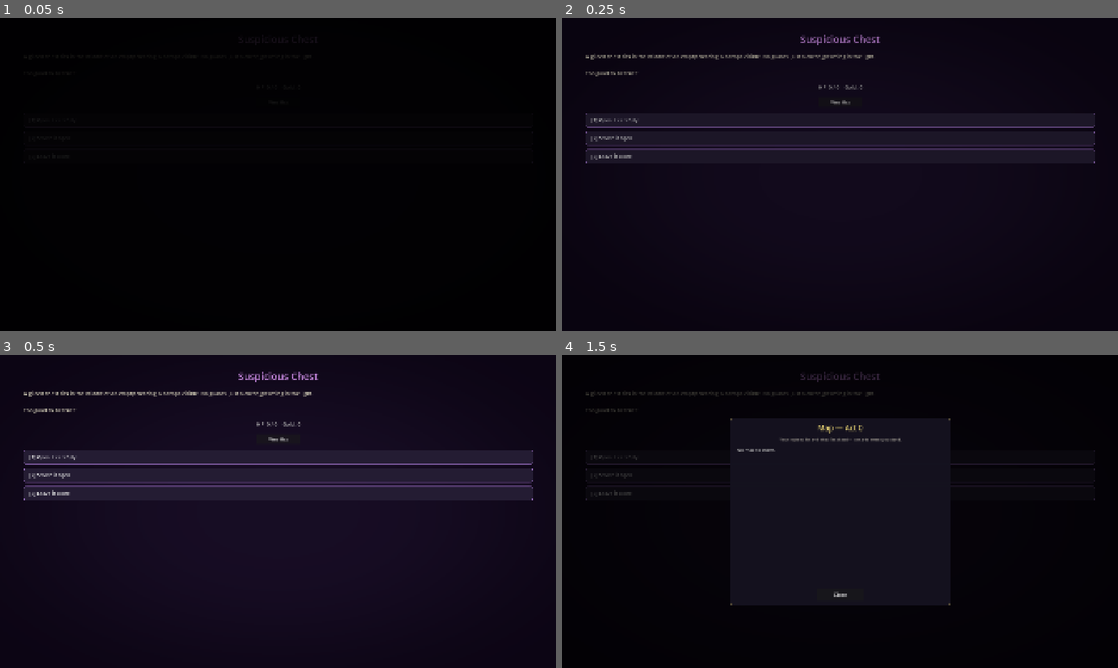
Above: before the commit, frames 1-4 (two rows, left to right).
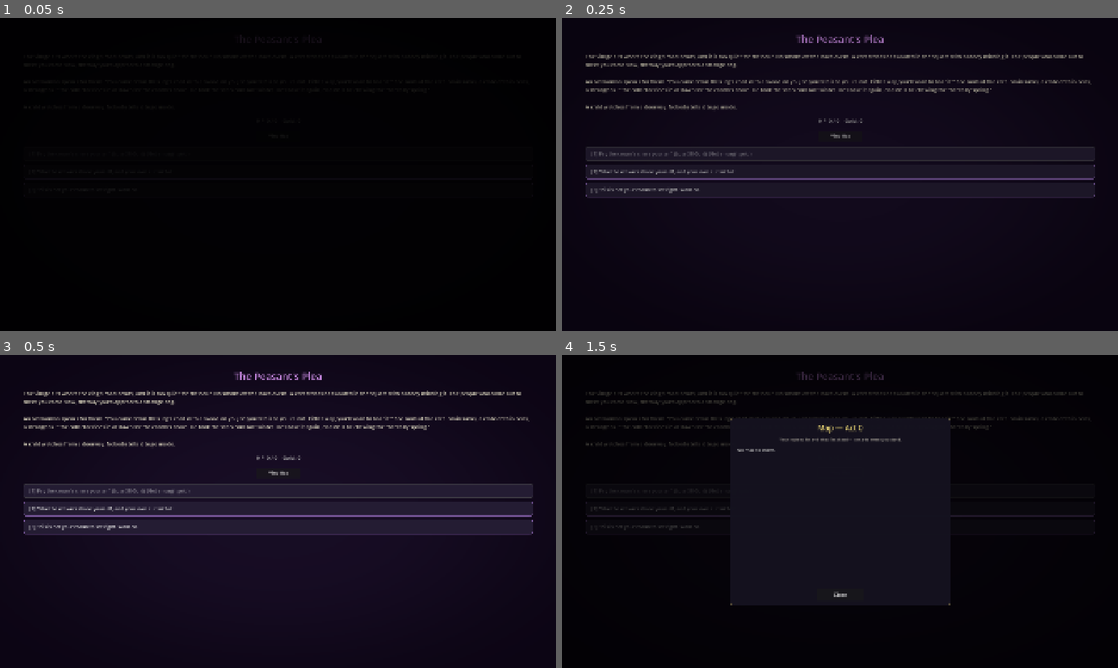
Above: after the commit, the same moments.

Repository: Maliik-B/Mythworn
Game: Godot game, scene res://scenes/event/event_scene.tscn
The game is run twice, just before and just after one commit, with the same random seed, the same clock (stepped at 60 frames per second) and the same inputs. This scene is started directly instead of the project's main scene. Sound files missing from this copy of the repository are replaced by a short silence.
Inputs (mouse positions are in pixels of both pictures, inside the frame that each line leads up to):
- Up to frame 1 (0.05 s): no input
- Up to frame 2 (0.25 s): no input
- Up to frame 3 (0.5 s): no input
- Up to frame 4 (1.5 s): click "View Map" at 0.5 s; click (840, 458) at 1.25 s, where only the run before the commit has a clickable "[1] Open it carefully"

The runs differ from the first frame. In frame 2, 6.8% of the frame differs, in the area x 4-96%, y 5-58%; in frame 3, 8.8%; in frame 4, 1.7%.

Commit message:
Camelot: the Peasant's Plea within-realm event
The "A Realm Divided" pledge sets up a court-vs-folk axis on arrival, but
nothing let the player act on that tension mid-run -- event nodes only drew
from the realm-agnostic filler pool. This is step 2 of the good-feeling pass:
the first within-realm lore event that leans into the axis the pledge opened.

A village on the king's road has been bled dry by the crown's tithe and begs
relief before the collector rides in at dawn. Three choices:
  - Pay the crown's share yourself (-35 gold) -> +5 Passion, a card reward,
    and The Merciful title.
  - Take the share yourself, and a cut with it (+30 gold) -> -6 Passion,
    The Calculating title.
  - Walk on -> -3 Passion.

Passion direction: helping is the keeper letting his guard down, which for the
Emo Hybrid is his Water/caster self, so it moves Passion up (+). This matches
the existing events' mercy=+Passion convention; the cold, crown-serving choices
harden him toward the grounded Physical pole (-), the same direction the folk
pledge's -34 shift already codified as the people's-champion stance.

Arthurian flavor from the public legend. The flavor is
Camelot-specific; the demo only ever runs this pool in Camelot, so a multi-realm
build will need to filter the pool by realm. Next within-realm event (the beast)
is the multi-node questline.

Validation: roster_test == ALL PASS. Verified live in-engine -- the event
renders clean (3 paragraphs, no overflow), and the help choice applied -35 gold,
+5 Passion (0 -> 5), The Merciful, and the card reward end to end.

Diff:
--- a/scripts/core/event_pool.gd
+++ b/scripts/core/event_pool.gd
@@ -18,6 +18,7 @@
 	pool.append(_training_grounds())
 	pool.append(_suspicious_chest())
 	pool.append(_campfire_remnants())
+	pool.append(_peasants_plea())
 
 	return pool
 
@@ -228,6 +229,61 @@
 	return e
 
 
+## Camelot within-realm lore event (the "good-feeling pass" step 2). A village bled
+## dry by the crown's tithe begs relief — leaning into the court-vs-folk axis the "A
+## Realm Divided" pledge sets up. Helping is the keeper letting his guard down, so it
+## moves Passion toward Water (+); the cold, crown-serving choice hardens him (-).
+## Arthurian flavor. (Flavor is medieval/Camelot; the demo
+## only ever runs this pool in Camelot. Multi-realm pools will need realm-filtering.)
+static func _peasants_plea() -> EventData:
+	var e = EventData.new()
+	e.event_name = "The Peasant's Plea"
+	e.description = ("The village sits where the king's road bends, and it is too quiet for the hour. "
+		+ "No smoke off the bake-ovens. A cart stands half-loaded in the square with nobody minding "
+		+ "it. The people who come out to meet you come slow, the way you'd approach a strange "
+		+ "dog.\n\nAn old woman speaks for them. \"You came down the king's road with a sword on "
+		+ "you, so you're his or you're not. Either way, you'll want to hear it.\" She nods at the "
+		+ "cart. Grain sacks, a crate of thin hens, a strongbox. \"The collector rides in at dawn "
+		+ "for the crown's share. He took the seed-corn last winter. He'll take it again, and we'll "
+		+ "be chewing the thatch by spring.\"\n\nA child watches from a doorway. Nobody tells it to "
+		+ "go inside.")
+
+	var c1 = EventData.EventChoice.new()
+	c1.text = "Pay the crown's share yourself. (Lose 35 Gold)"
+	c1.result_text = ("You count the coin into the old woman's hands. It is more than the collector "
+		+ "will expect, and he will not think to ask where it came from. That night the village "
+		+ "feeds you at its own thin table. An old campaigner who soldiered for the last king sits "
+		+ "with you late, showing you a trick of his he says the young ones never have the patience "
+		+ "to learn.")
+	c1.gold_change = -35
+	c1.passion_change = 5
+	c1.card_reward = true
+	c1.awarded_title_id = &"the_merciful"
+
+	var c2 = EventData.EventChoice.new()
+	c2.text = "Take the crown's share yourself, and your own cut with it."
+	c2.result_text = ("You tell them you will see the king's due collected. They are almost grateful, "
+		+ "until they understand you mean to carry it off tonight, ahead of the collector. You take "
+		+ "the strongbox and a measure of the grain. Nobody tries to stop a sword. By the time you "
+		+ "reach the trees, the quiet behind you has a different weight to it.")
+	c2.gold_change = 30
+	c2.passion_change = -6
+	c2.awarded_title_id = &"the_calculating"
+
+	var c3 = EventData.EventChoice.new()
+	c3.text = "This is not your realm to set right. Walk on."
+	c3.result_text = ("You tell her it isn't yours to mend, which is true, and you take the road out "
+		+ "before the sun is up. It is an easy enough thing to say. A mile on you find it has not "
+		+ "made you feel any lighter. Whatever the collector does at dawn, you will be a long way "
+		+ "from the sound of it.")
+	c3.passion_change = -3
+
+	e.choices.append(c1)
+	e.choices.append(c2)
+	e.choices.append(c3)
+	return e
+
+
 static func _campfire_remnants() -> EventData:
 	var e = EventData.new()
 	e.event_name = "Campfire Remnants"
